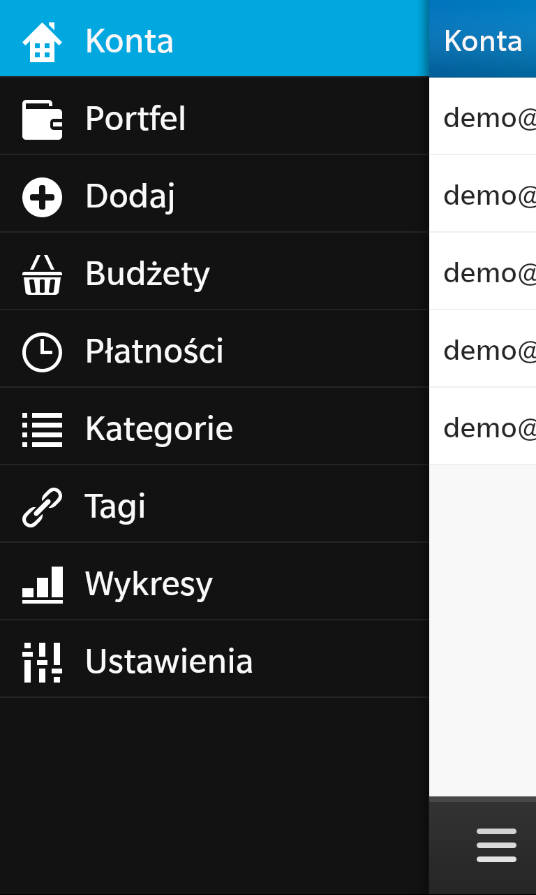
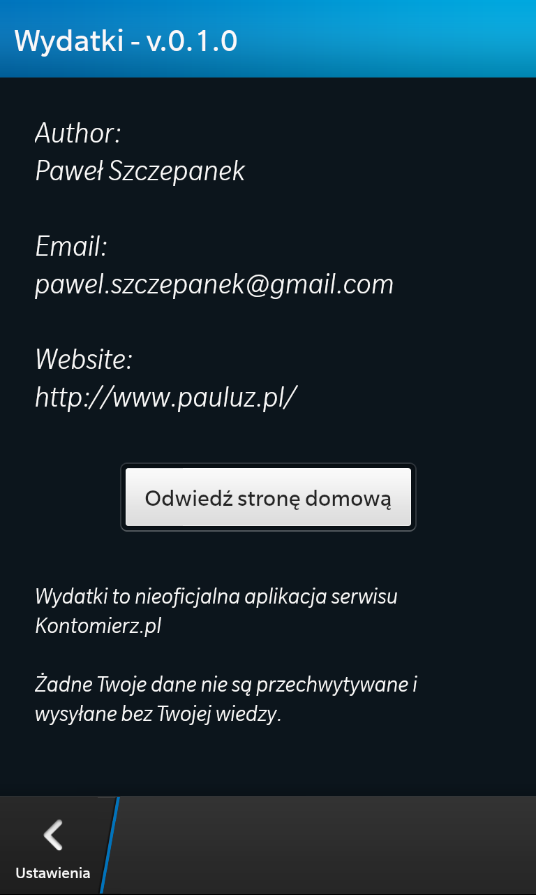
Revision of a layered 536 × 895 image; what changed, layer by layer:
added layer "O programie" above "Menu" over [left=0, top=0, right=536, bottom=894]
